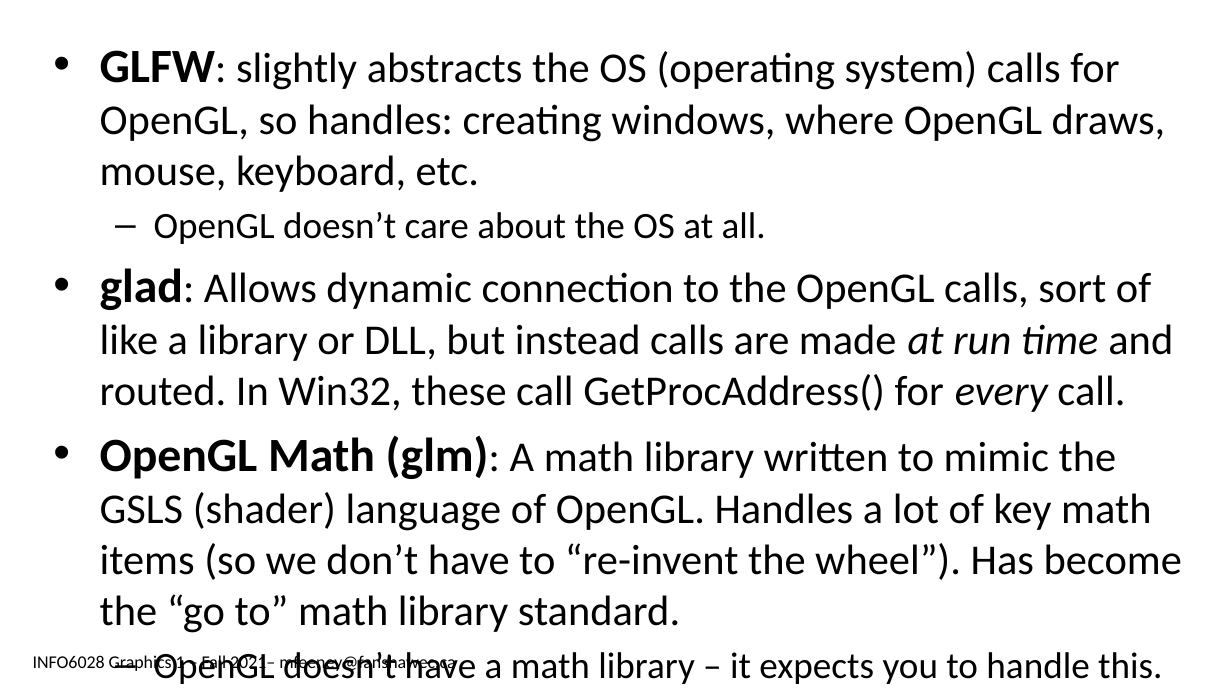
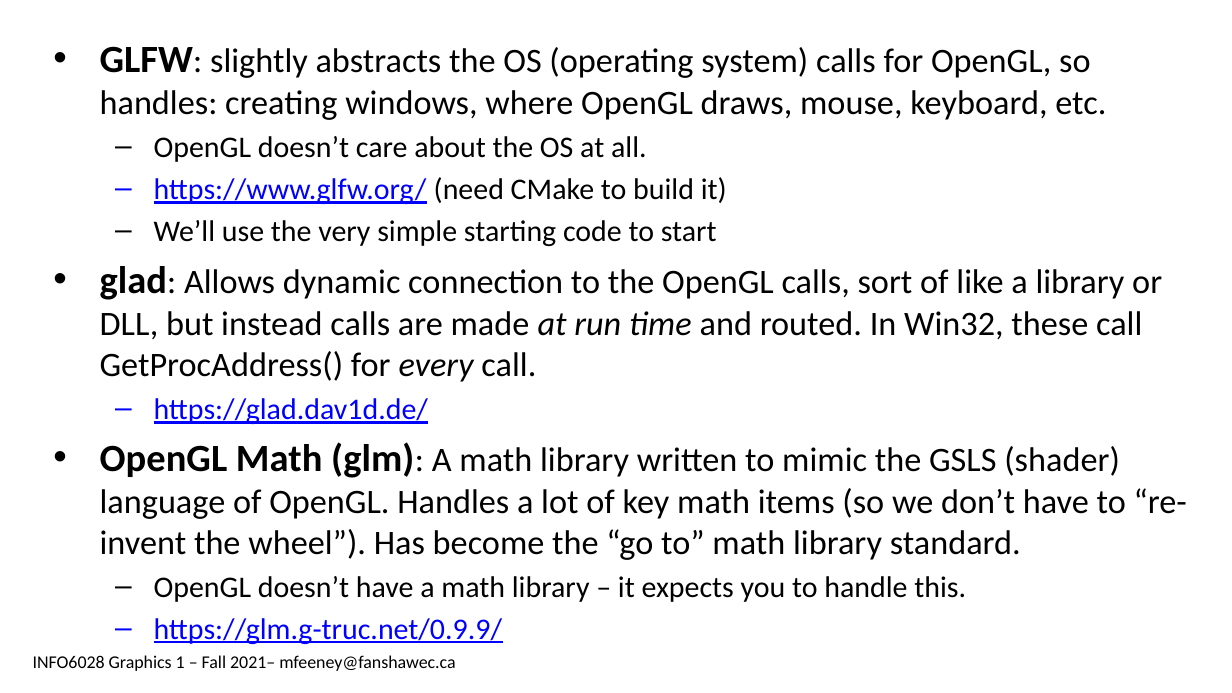
Before and after one commit to Kihz17/GDP2021_22, a slide deck: slide 38 of INFO6028/Lectures/W01.D02/INFO6028_Graphics_1_F21_W01D01_Course_Intro.pptx. Drawn at 1232x693 pixels with LibreOffice and Linux fonts; fonts in the diff are those of the drawing. Boxes give left, top, right and bottom in pixels: in the first picture for what was removed or moved away, otherwise in the second. Text is boxed around its words. In the diff, an @@ line names an element or a change of style, - is before the commit and + after.

Commit message:
Slight change to the PowerPoint on Day 1

```diff
--- a/INFO6028/Lectures/W01.D02/INFO6028_Graphics_1_F21_W01D01_Course_Intro.pptx
+++ b/INFO6028/Lectures/W01.D02/INFO6028_Graphics_1_F21_W01D01_Course_Intro.pptx
@@ text at <box>100,46,1187,602</box>: size 27.9 to 22.5 pt in "GLFW:", "glad:", "OpenGL Math (glm):"; size 24.8 to 20 pt in "GLFW: slightly abstracts the OS (operating system) ...", "glad: Allows dynamic connection to the OpenGL ...", "(glm): A math library written to mimic ..."; size 21.7 to 17.5 pt in "OpenGL doesn’t care about the OS at ...", "OpenGL doesn’t have a math library – ..." @@
@@ text at <box>154,177,727,246</box>: paragraphs added @@
+  – https://www.glfw.org/ (need CMake to build it)
+  – We’ll use the very simple starting code to start
@@ text at <box>154,398,428,424</box>: paragraph added @@
+  – https://glad.dav1d.de/
@@ text at <box>154,618,503,644</box>: paragraph added @@
+  – https://glm.g-truc.net/0.9.9/
```
